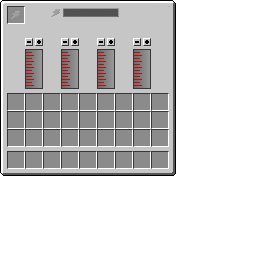
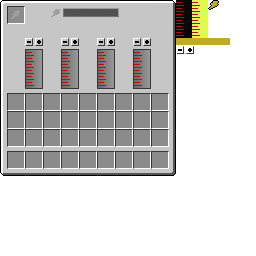
Layers edited between the first and the second (256, 256) image:
renamed "refinery.png" to "Вставленный слой #4", showed it, moved it above "Вставленный слой #3", painted on it over (176, 0, 230, 54)
showed "R" over (176, 0, 230, 54)
